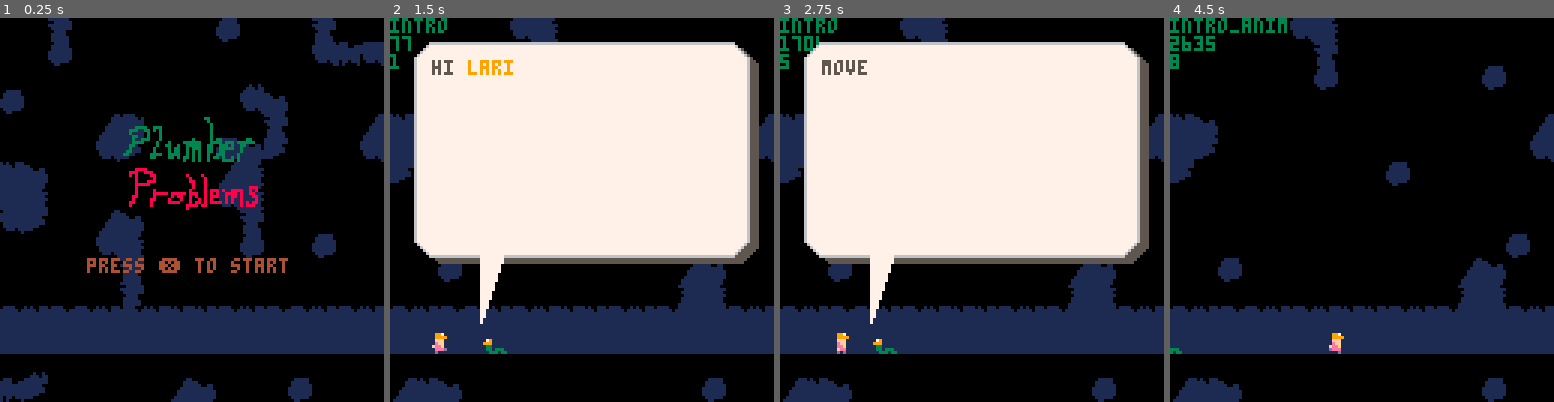
Above: before the commit, frames 1-4 (left to right).
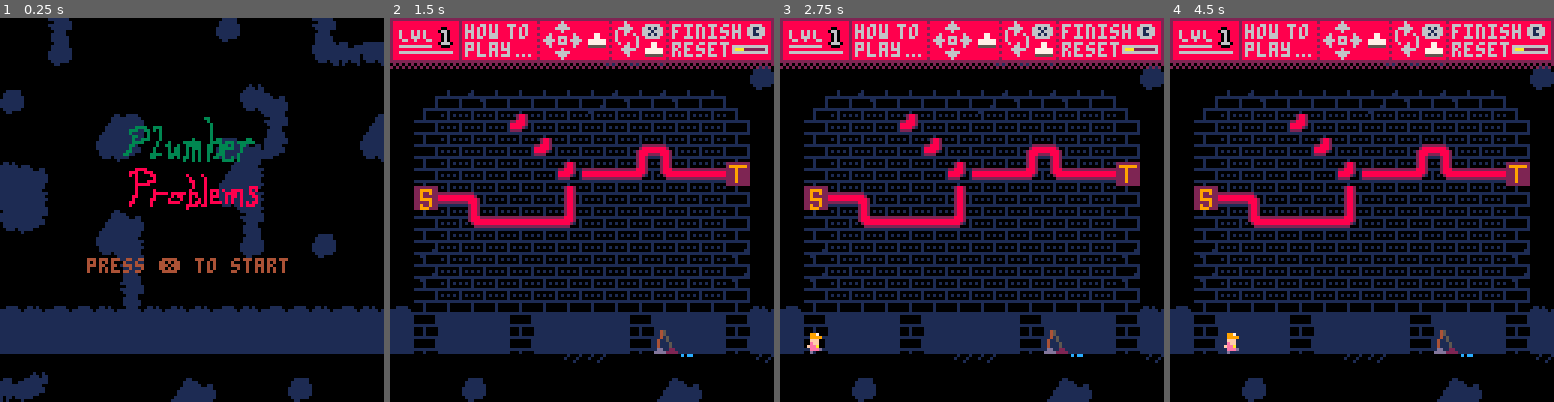
Above: after the commit, the same moments.

Repository: mphelp/picoresearch
Game: PICO-8 cartridge carts/game1.p8
The game is run twice, just before and just after one commit, with the same random seed, the same clock (stepped at 60 frames per second) and the same inputs.
Inputs:
- Up to frame 1 (0.25 s): no input
- Up to frame 2 (1.5 s): tap X (X key) at 0.33, 1.07 s; tap O (Z key) at 0.7 s
- Up to frame 3 (2.75 s): hold Right 1.6-2.1 s; tap O (Z key) at 1.7, 2.1, 2.5 s; tap X (X key) at 1.85 s; hold Up 2.15-2.42 s; hold Right from 2.47 s (still down)
- Up to frame 4 (4.5 s): tap O (Z key) every 0.4 s from 2.9 to 4.1 s; tap X (X key) at 2.97, 4.08 s; release Right at 3.03 s; hold Left 3.08-3.58 s; hold Down 3.63-3.97 s; hold Right from 4.02 s (still down)

The runs differ from the first frame. In frame 1, 0.7% of the frame differs, in the area x 0-100%, y 25-77%; in frame 2, 70%; in frame 3, 70%, in the area x 0-100%, y 0-100%; in frame 4, 43%.

Commit message:
aesthetic overhaul. level 1 looks good

Diff:
--- a/carts/game1.p8
+++ b/carts/game1.p8
@@ -160,11 +160,12 @@
             draw_intro()
         else
             cls(config.bgcolor)
-            draw_floor()
+            --draw_floor()
+            draw_wall()
             draw_level()
-            draw_hammer()
+            --draw_hammer()
             draw_player()
-            draw_border()
+            --draw_border()
             draw_header()
             if (gstate != "move") then
                 print(debug_string)
@@ -190,6 +191,12 @@
         end
     end
 end
+draw_wall = function()
+    -- wall is at 0,16
+    map(0,16,
+        8*((gst[glevel].corner.x)%16),8*((gst[glevel].corner.y)%16),
+        gst[glevel].width,gst[glevel].height)
+end
 
 draw_title = function()
     -- draw title
@@ -205,12 +212,12 @@
     map(gmap.intro.x,gmap.intro.y,0,0,16,16)
     draw_player()
     draw_worm()
-
-    print(gstate)
-    print(intro_timer)
-    print(worm.story)
- draw_speech()
-
+    if (config.DEBUG) then
+        print(gstate)
+        print(intro_timer)
+        print(worm.story)
+    end
+    draw_speech()
 end
 
 draw_level = function()
@@ -322,7 +329,7 @@
     print("LVL",3,3,gcolors.header_text)
     rectfill(3,9,13,9,gcolors.header_text)
     rectfill(3,11,20,11,gcolors.header_text)
-    print_shadow(glevel+2,header_breaks[1]-5,4,gcolors.header_text)
+    print_shadow(glevel,header_breaks[1]-5,4,gcolors.header_text)
     -- control label
     print("how",header_breaks[1]+3,2,gcolors.header_text)
     print("to",header_breaks[1]+17,2,gcolors.header_text)
@@ -358,13 +365,16 @@
     title_bgcolor = 0,
     DEBUG = false,
     DEBUG_SOLN = false,
-    SHOW_SOLN = true
+    SHOW_SOLN = true,
+    DEBUG_INTRO = false,
+    SKIPTOLEVEL1 = true,
 }
 -- g means global
 gst = {
     [1] = {
-        r = { s = {x=33,y=12}, t = {x=46,y=11} },
+        r = { s = {x=33,y=7}, t = {x=46,y=6} },
         g = { },
+        corner = {x=34,y=4}, height = 8, width = 12,
     },
     [2] = {
         r = { s = {x=50,y=12}, t = {x=61,y=8} },
@@ -388,6 +398,7 @@
     speech_corner = 214,
     speech_edge_top = 230,
     speech_edge_side = 246,
+    placable = 202,
 }
 gmap = {
     border = {x = 112, y = 0},
@@ -437,7 +448,7 @@
     speech_shadow = 5,
     speech_frame = 0,
     continue = false, -- x button to continue listening
-    speech_intervals = {65,500,800,1400,1700,2000,2300,2600,2730}
+    speech_intervals = {65,500,800,1400,1700,2300,2500,2800,2930}
 }
 curs = {
 	sx = 80, -- pixel on screen
@@ -479,7 +490,12 @@
 title_check = function()
     if (gstate == "title") then
         if (bnp('z') or bnp('x')) then
-            gstate = "title_anim"
+            if (config.SKIPTOLEVEL1) then
+                gstate = "intro_anim"
+                intro_timer = worm.speech_intervals[#worm.speech_intervals]-1
+            else
+                gstate = "title_anim"
+            end
         end
     else
         pl_update_walk(1)
@@ -519,7 +535,7 @@
             worm.speech = false
             gstate = "intro_anim"
         end
-    else --anim
+    else --intro_anim
         worm.x -= 1
         worm_update_inch()
         pl_update_walk(1)
@@ -1141,31 +1157,31 @@
 000000000000000000000000000000000903060c0f0f050a0000000000000000903060c0f0f050a00000000000000000693c96c3a55a0000000000000000000000000000000000000000000000000000000000000000000000000000000000000000000000000000000000000001000000000000000000000000000000010101
 0000000000000000000000000000000000000000000000000000000000000000000000000000000000000000000000000000000000000000000000000000000000000000000000000000000000000000000000000000000000000000000000000000000000000000000000000000000000000000000000000000000000000000
 __map__
-0000d3000000000000d1000000d300000000000000f2d50000000000000000005e5e5e5e5e5e5e5e5e5e5e5e5e5e5e5e5e5e5e5e5e5e5e5e5e5e5e5e5e5e5e5e5e5e5e5e5e5e5e5e5e5e5e5e5e5e5e5e5e5e5e5e5e5e5e5e5e5e5e5e5e5e5e5e0000000000000000000000000000000048484848484848484848484848484848
-0000d100000000000000000000f2d2f2000000000000d30000000000000000005e5e5e5e5e5e5e5e5e5e5e5e5e5e5e5e5e5e5e5e5e5e5e5e5e5e5e5e5e5e5e5e5e5e5e5e5e5e5e5e5e5e5e5e5e5e5e5e5e5e5e5e5e5e5e5e5e5e5e5e5e5e5e5e0000000000000000000000000000000048000000000000000000000000000048
-00000000000000000000c50000000000000000000000d1000000000000d100005e5e5e5e5e5e5e5e5e5e5e5e5e5e5e5e5e5e5e5e5e5e5e5e5e5e5e5e5e5e5e5e5e5e5e5e5e5e5e5e5e5e5e5e5e5e5e5e5e5e5e5e5e5e5e5e5e5e5e5e5e5e5e5e0000000000000000000000000000000048000000000000000000000000000048
-d1000000000000000000f2e300000000000000000000000000000000000000005e5e5e5e5e5e5e5e5e5e5e5e5e5e5e5e5e5e5e5e5e5e5e5e5e5e5e5e5e5e5e5e5e5e5e5e5e5e5e5e5e5e5e5e5e5e5e5e5e5e5e5e5e5e5e5e5e5e5e5e5e5e5e5e0000000000000000000000000000000048000000000000000000000000000048
-00000000e2c30000000000d3000000e2c4e300000000000000000000000000e26e6e6e6f6e6f6e6f6e6f6e6e6e6f6f6e6e6e6e6f6e6f6e6f6e6f6e6e6e6f6f6e6e6e6e6f6e6f6e6f6e6f6e6e6e6f6f6e6e6e6e6f6e6f6e6f6e6f6e6e6e6f6f6e0000000000000000000000000000000048000000000000000000000000000048
-00000000f2f3000000d1e3f3000000f2e0f300000000000000000000000000f27e7f7f7f7e7f7e7f7e7f7f7e7e7f7e7f7e7f7f7f7e7f7e7f7e7f7f7e7e7f7e7f7e7f7f7f7e7f7e7f7e7f7f7e7e7f7e7f7e7f7f7f7e7f7e7f7e7f7f7e7e7f7e7f0000000000000000000000000000000048000000000000000000000000000048
-c4e300000000000000e2d50000000000f30000000000000000d10000000000007d6d6d6d7d6d6d7d6d7d6d6d7d6d6d7d7d6d0707070707070707070707077d7d7d6d0707070707070707070707077d7d7d6d0707070707070707070707077d7d0000000000000000000000000000000048000000000000000000000000000048
-e0d500000000000000f2d50000000000000000000000000000000000000000007d07070707070707070707070707076d7d7d0700000000111616161200077d6d7d7d0700002123002122002700077d6d7d7d0522000011161616161612077d6d0000000000000000000000000000000048000000000000000000000000000048
-f2f30000e2e300000000d30000000000000000000000000000000000000000007d07000000000000000000000000077d7d6d0700000000000000001016366d7d7d6d0700002300212320262727046d7d7d6d0727000017000000000011366d7d0000000000000000000000000000000048000000000000000000000000000048
-00000000f2d500000000d10000d100000000000000000000000000000000d1007d07000000130000000000000000076d7d6d0700001100111616161300077d6d7d6d0700000000270027002727077d6d7d6d0720220034000000000017077d6d0000000000000000000000000000000048000000000000000000000000000048
-0000000000d3000000000000000000000000d1000000000000000000e2e300006d07000000001300000011120000076d6d7d0700001700170000000017077d6d6d7d0700002123270027000000077d6d6d7d0700202634262626262217077d6d0000000000000000000000000000000048000000000000000000000000000048
-0000000000d300000000000000000000000000000000000000000000d4d500006d07000000000013161613101616366d6d6d0700001012130000000017076d6d6d6d0700002420272623000000076d6d6d6d0700000034000000002035046d6d0000000000000000000000000000000048000000000000000000000000000048
-c3c4c3c3c4c3c4c4c4c3c4c3c3c4c3c4c3c4c3c3c4c3c4c4c4c3c4c3e0e0c3c47d37161200000017000000000000076d7d7d3716161613000000001113076d6d7d7d0525262300270000000000076d6d7d7d0700000017170000001113076d6d0000000000000000000000000000000048000000000000000000000000000048
-e0e0e0e0e0e0e0e0e0e0e0e0e0e0e0e0e0e0e0e0e0e0e0e0e0e0e0e0e0e0e0e07d07001016161613000000000000077d7d6d0700000000000000111300077d7d7d6d0700000000270000000000077d7d7d6d3716161613171616161300077d7d0000000000000000000000000000000048000000000000000000000000000048
-00c50000000000000000000000000000000000000000000000000000000000006d07000000000000000000000000076d6d7d0700001016161616130000077d6d6d7d0700202626230000000000077d6d6d7d0700000000170000000000077d6d0000000000000000000000000000000048000000000000000000000000000048
-d2f30000000000e2e3000000d1000000e2c4e300000000000000000000d100007d07070707070707070707070707077d7d6d0707070707070707070707076d7d7d6d0707070707070707070707076d7d7d6d0707070707070707070707076d7d0000000000000000000000000000000048484848484848484848484848484848
-d0d0d0d0d0d0d0d0d0d0d0d0d0d0d0d0c0c0c0c0c0c0c0c0c0c0c0d0d0d00000000000000000000000000000000000000000000000000000000000000000000000000000000000000000000000000000000000000000000000000000000000000000000000000000000000000000000000000000000000000000000000000000
-d0d0d0000000000000000000000000d0c0c0c0e1d1c1c1d1c1c0c0d0d0d00000000000000000000000000000000000000000000000000000000000000000000000000000000000000000000000000000000000000000000000000000000000000000000000000000000000000000000000000000000000000000000000000000
-d0d0d00000f2f2f2f2f2f200000000d0c0c0c0c1c1e1c2c3e1c0c0d0d0d00000000000000000000000000000000000000000000000000000000000000000000000000000000000000000000000000000000000000000000000000000000000000000000000000000000000000000000000000000000000000000000000000000
-d0d0d00000e0e0e0e0e00063000000d0f0c0c0e1c1c1c1c1d1c0c0d0d0d00000000000000000000000000000000000000000000000000000000000000000000000000000000000000000000000000000000000000000000000000000000000000000000000000000000000000000000000000000000000000000000000000000
-d0d0d00000f1f1d3f1f10000000000d0c0c0c0c0c0c0c0c0c0c0c0d0d0d00000000000000000000000000000000000000000000000000000000000000000000000000000000000000000000000000000000000000000000000000000000000000000000000000000000000000000000000000000000000000000000000000000
-d0d0d000000000d2d1e10000000000d000000000000000000000000000000000000000000000000000000000000000000000000000000000000000000000000000000000000000000000000000000000000000000000000000000000000000000000000000000000000000000000000000000000000000000000000000000000
-d0d0d0000000000000000000000000d000f1f1f1f1f10000d0d0d0d0d0000000000000000000000000000000000000000000000000000000000000000000000000000000000000000000000000000000000000000000000000000000000000000000000000000000000000000000000000000000000000000000000000000000
-d0d0d0000000000000000000000000d000f1f1e4e5f10000d0c9c9c9d0000000000000000000000000000000000000000000000000000000000000000000000000000000000000000000000000000000000000000000000000000000000000000000000000000000000000000000000000000000000000000000000000000000
-d0d0d0d0d0d0d0d0d0d0d0d0d0d0d0d000f1f1f4f5f10000d0c9c9c9d0000000000000000000000000000000000000000000000000000000000000000000000000000000000000000000000000000000000000000000000000000000000000000000000000000000000000000000000000000000000000000000000000000000
+0000d3000000000000d1000000d300000000000000f2d500000000000000000000000000e2d50000d3000000000000005e5e5e5e5e5e5e5e5e5e5e5e5e5e5e5e5e5e5e5e5e5e5e5e5e5e5e5e5e5e5e5e5e5e5e5e5e5e5e5e5e5e5e5e5e5e5e5e0000000000000000000000000000000048484848484848484848484848484848
+0000d100000000000000000000f2d2f2000000000000d300000000000000000000000000f2f30000f2d2d2d1000000005e5e5e5e5e5e5e5e5e5e5e5e5e5e5e5e5e5e5e5e5e5e5e5e5e5e5e5e5e5e5e5e5e5e5e5e5e5e5e5e5e5e5e5e5e5e5e5e0000000000000000000000000000000048000000000000000000000000000048
+00000000000000000000c50000000000000000000000d1000000000000d10000000000000000000000000000000000d15e5e5e5e5e5e5e5e5e5e5e5e5e5e5e5e5e5e5e5e5e5e5e5e5e5e5e5e5e5e5e5e5e5e5e5e5e5e5e5e5e5e5e5e5e5e5e5e0000000000000000000000000000000048000000000000000000000000000048
+d1000000000000000000f2e3000000000000000000000000000000000000000000e1c0e8c0c0c0c0d8e8c0e8c0c0f1005e5e5e5e5e5e5e5e5e5e5e5e5e5e5e5e5e5e5e5e5e5e5e5e5e5e5e5e5e5e5e5e5e5e5e5e5e5e5e5e5e5e5e5e5e5e5e5e0000000000000000000000000000000048000000000000000000000000000048
+00000000e2c30000000000d3000000e2c4e300000000000000000000000000e200c0000000130000000000000000c0006e6e6e6f6e6f6e6f6e6f6e6e6e6f6f6e6e6e6e6f6e6f6e6f6e6f6e6e6e6f6f6e6e6e6e6f6e6f6e6f6e6f6e6e6e6f6f6e0000000000000000000000000000000048000000000000000000000000000048
+00000000f2f3000000d1e3f3000000f2e0f300000000000000000000000000f200c0000000001300000011120000c0007e7f7f7f7e7f7e7f7e7f7f7e7e7f7e7f7e7f7f7f7e7f7e7f7e7f7f7e7e7f7e7f7e7f7f7f7e7f7e7f7e7f7f7e7e7f7e7f0000000000000000000000000000000048000000000000000000000000000048
+c4e300000000000000e2d50000000000f30000000000000000d100000000000000c000000000001316161310161636007d6d0707070707070707070707077d7d7d6d0707070707070707070707077d7d7d6d0707070707070707070707077d7d0000000000000000000000000000000048000000000000000000000000000048
+e0d500000000000000f2d50000000000000000000000000000000000000000000037161200000017000000000000c0007d7d0700000000111616161200077d6d7d7d0700002123002122002700077d6d7d7d0522000011161616161612077d6d0000000000000000000000000000000048000000000000000000000000000048
+f2f30000e2e300000000d300000000000000000000000000000000000000000000c0001016161613000000000000c0007d6d0700000000000000001016366d7d7d6d0700002300212320262727046d7d7d6d0727000017000000000011366d7d0000000000000000000000000000000048000000000000000000000000000048
+00000000f2d500000000d10000d100000000000000000000000000000000d10000d8000000000000000000000000d8007d6d0700001100111616161300077d6d7d6d0700000000270027002727077d6d7d6d0720220034000000000017077d6d0000000000000000000000000000000048000000000000000000000000000048
+0000000000d3000000000000000000000000d1000000000000000000e2e3000000d8000000000000000000000000d8006d7d0700001700170000000017077d6d6d7d0700002123270027000000077d6d6d7d0700202634262626262217077d6d0000000000000000000000000000000048000000000000000000000000000048
+0000000000d300000000000000000000000000000000000000000000d4d5000000c0000000000000000000000000c0006d6d0700001012130000000017076d6d6d6d0700002420272623000000076d6d6d6d0700000034000000002035046d6d0000000000000000000000000000000048000000000000000000000000000048
+c3c4c3c3c4c3c4c4c4c3c4c3c3c4c3c4c3c4c3c3c4c3c4c4c4c3c4c3e0e0c3c4c3c0c2c2c2c0c2c2c2c2c0c2c2c2c0c47d7d3716161613000000001113076d6d7d7d0525262300270000000000076d6d7d7d0700000017170000001113076d6d0000000000000000000000000000000048000000000000000000000000000048
+e0e0e0e0e0e0e0e0e0e0e0e0e0e0e0e0e0e0e0e0e0e0e0e0e0e0e0e0e0e0e0e0e0c0e0e0e0c0e0e0e0e0c0f8e0e0c0e07d6d0700000000000000111300077d7d7d6d0700000000270000000000077d7d7d6d3716161613171616161300077d7d0000000000000000000000000000000048000000000000000000000000000048
+00c500000000000000000000000000000000000000000000000000000000000000000000000000f5f5000000e70000f56d7d0700001016161616130000077d6d6d7d0700202626230000000000077d6d6d7d0700000000170000000000077d6d0000000000000000000000000000000048000000000000000000000000000048
+d2f30000000000e2e3000000d1000000e2c4e300000000000000000000d10000000000d100000000000000e2e30000007d6d0707070707070707070707076d7d7d6d0707070707070707070707076d7d7d6d0707070707070707070707076d7d0000000000000000000000000000000048484848484848484848484848484848
+cacacacacacacacacacacaca00000000c0c0c0c0c0c0c0c0c0c0c0d0d0d00000f7f7f7f7f7f7f7f7f7f7f7f7f7f7f7f700000000000000000000000000000000f7f7f7f7f7f7f7f7f7f7f7f7f7f7f7f700000000000000000000000000000000f7f7f7f7f7f7f7f7f7f7f7f7f7f7f7f700000000000000000000000000000000
+cacacacacacacacacacacaca00000000c0c0c0e1d1c1c1d1c1c0c0d0d0d0000000000000000000000000000000000000f7f7f7f7f7f7f7f7f7f7f7f7f7f7f7f700000000000000000000000000000000f7f7f7f7f7f7f7f7f7f7f7f7f7f7f7f700000000000000000000000000000000f7f7f7f7f7f7f7f7f7f7f7f7f7f7f7f7
+cacacacacacacacacacacaca00000000c0c0c0c1c1e1c2c3e1c0c0d0d0d00000000000000000000000000000000000000000000000000000000000000000000000000000000000000000000000000000000000000000000000000000000000000000000000000000000000000000000000000000000000000000000000000000
+cacacacacacacacacacacaca00000000f0c0c0e1c1c1c1c1d1c0c0d0d0d00000000000000000000000000000000000000000000000000000000000000000000000000000000000000000000000000000000000000000000000000000000000000000000000000000000000000000000000000000000000000000000000000000
+cacacacacacacacacacacaca00000000c0c0c0c0c0c0c0c0c0c0c0d0d0d00000000000000000000000000000000000000000000000000000000000000000000000000000000000000000000000000000000000000000000000000000000000000000000000000000000000000000000000000000000000000000000000000000
+cacacacacacacacacacacaca0000000000000000000000000000000000000000000000000000000000000000000000000000000000000000000000000000000000000000000000000000000000000000000000000000000000000000000000000000000000000000000000000000000000000000000000000000000000000000
+cacacacacacacacacacacaca0000000000f1f1f1f1f10000d0d0d0d0d0000000000000000000000000000000000000000000000000000000000000000000000000000000000000000000000000000000000000000000000000000000000000000000000000000000000000000000000000000000000000000000000000000000
+cacacacacacacacacacacaca0000000000f1f1e4e5f10000d0c9c9c9d0000000000000000000000000000000000000000000000000000000000000000000000000000000000000000000000000000000000000000000000000000000000000000000000000000000000000000000000000000000000000000000000000000000
+0000000000000000000000000000000000f1f1f4f5f10000d0c9c9c9d0000000000000000000000000000000000000000000000000000000000000000000000000000000000000000000000000000000000000000000000000000000000000000000000000000000000000000000000000000000000000000000000000000000
 d0d0d0d0d0d0d0d0d0d0d0d0d0d0d0d000f1f1f1f1f10000d0d0d0d0d0000000000000000000000000000000000000000000000000000000000000000000000000000000000000000000000000000000000000000000000000000000000000000000000000000000000000000000000000000000000000000000000000000000
 d0d0d0d0d0d0d0d0d0d0d0d0d0d0d0d000000000000000000000000000000000000000000000000000000000000000000000000000000000000000000000000000000000000000000000000000000000000000000000000000000000000000000000000000000000000000000000000000000000000000000000000000000000
 d0d0d0d0d0d0d0d0d0d0d0d0d0d0d0d000000000000000000000000000000000000000000000000000000000000000000000000000000000000000000000000000000000000000000000000000000000000000000000000000000000000000000000000000000000000000000000000000000000000000000000000000000000
Not shown, changed: 32 lines of the sprite sheet (__gfx__) section of carts/game1.p8
